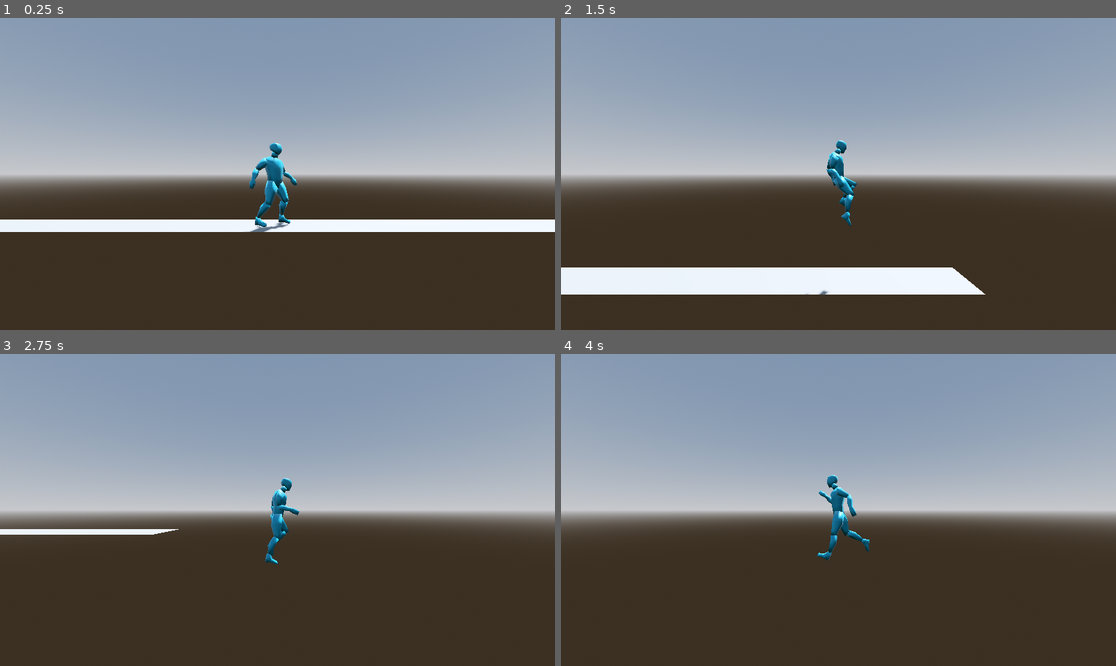
Above: before the commit, frames 1-4 (two rows, left to right).
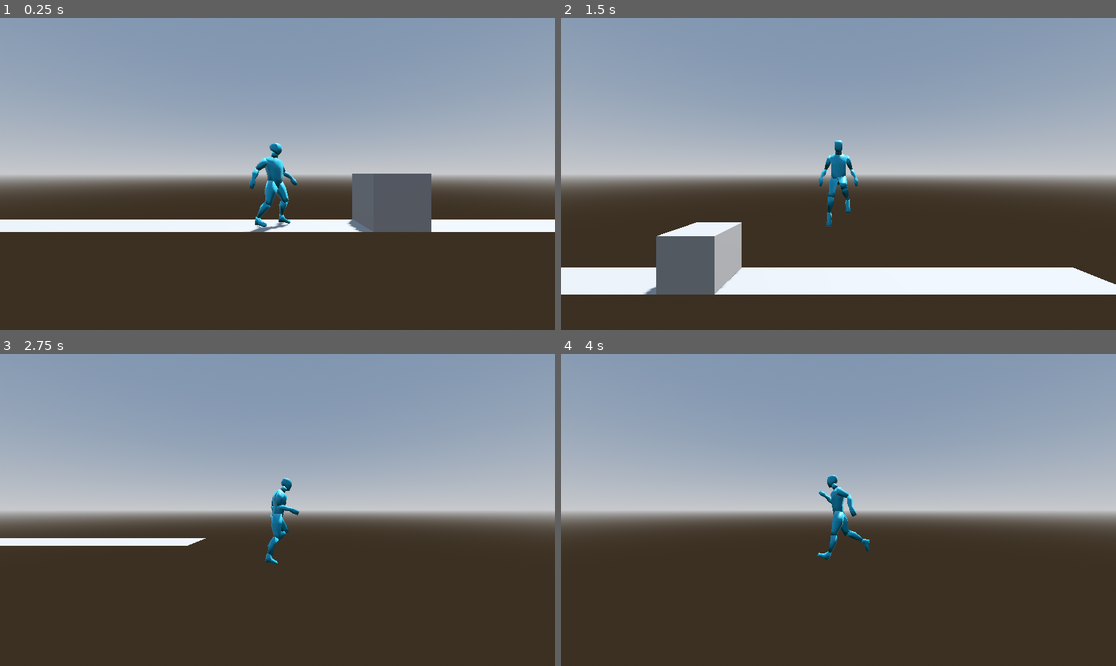
Above: after the commit, the same moments.

Repository: MeiirimZh/burning_forest_prototype
Game: Godot game, scene res://levels/world.tscn
Two runs of this game, one before a commit and one after it. Both use one fixed random seed, a clock stepped at 60 frames per second and the inputs below. The project has no main scene, so this scene is started directly.
Inputs:
- Up to frame 1 (0.25 s): no input
- Up to frame 2 (1.5 s): hold D (right) 0.53-1.28 s; tap L (slide) at 0.6, 1.35 s; tap J (jump) at 0.77 s; hold A (left) from 1.28 s (still down)
- Up to frame 3 (2.75 s): tap J (jump) at 1.52 s; release A (left) at 2.03 s; hold D (right) from 2.03 s (still down); tap L (slide) at 2.1 s
- Up to frame 4 (4 s): tap L (slide) at 2.85, 3.6 s; tap J (jump) at 3.02, 3.77 s; release D (right) at 3.53 s; hold A (left) from 3.53 s (still down)

The runs differ from the first frame. In frame 1, 2.5% of the frame differs, in the area x 62-78%, y 49-69%; in frame 2, 6.1%, in the area x 14-100%, y 39-89%; in frame 3, 1.4%; in frame 4, less than 0.1%.

Commit message:
Added a simple box (StaticBody3D) to world

Diff:
--- a/levels/world.tscn
+++ b/levels/world.tscn
@@ -21,6 +21,10 @@
 [sub_resource type="ConcavePolygonShape3D" id="ConcavePolygonShape3D_a8b2k"]
 data = PackedVector3Array(10, 0, 0.5, -10, 0, 0.5, 10, 0, -0.5, -10, 0, 0.5, -10, 0, -0.5, 10, 0, -0.5)
 
+[sub_resource type="BoxMesh" id="BoxMesh_mklw4"]
+
+[sub_resource type="BoxShape3D" id="BoxShape3D_574fm"]
+
 [node name="World" type="Node"]
 
 [node name="WorldEnvironment" type="WorldEnvironment" parent="."]
@@ -39,3 +43,12 @@
 shape = SubResource("ConcavePolygonShape3D_a8b2k")
 
 [node name="Spirit" parent="." instance=ExtResource("1_1hhqs")]
+
+[node name="StaticBody3D" type="StaticBody3D" parent="."]
+transform = Transform3D(1, 0, 0, 0, 1, 0, 0, 0, 1, 2.15281, 0.504425, 0)
+
+[node name="MeshInstance3D" type="MeshInstance3D" parent="StaticBody3D"]
+mesh = SubResource("BoxMesh_mklw4")
+
+[node name="CollisionShape3D" type="CollisionShape3D" parent="StaticBody3D"]
+shape = SubResource("BoxShape3D_574fm")
Not shown: 1 places in levels/world.tscn that only renumber resources
